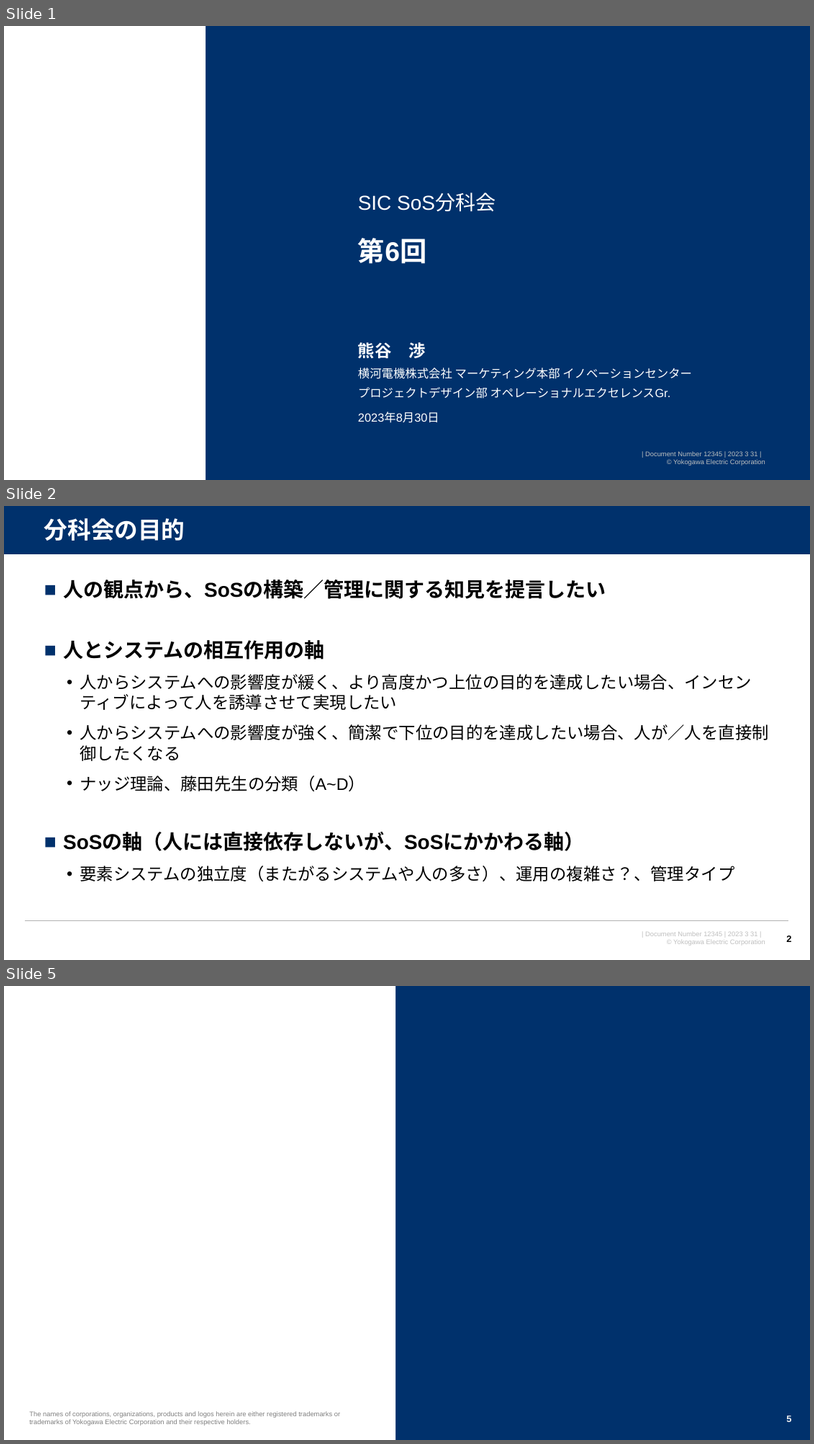
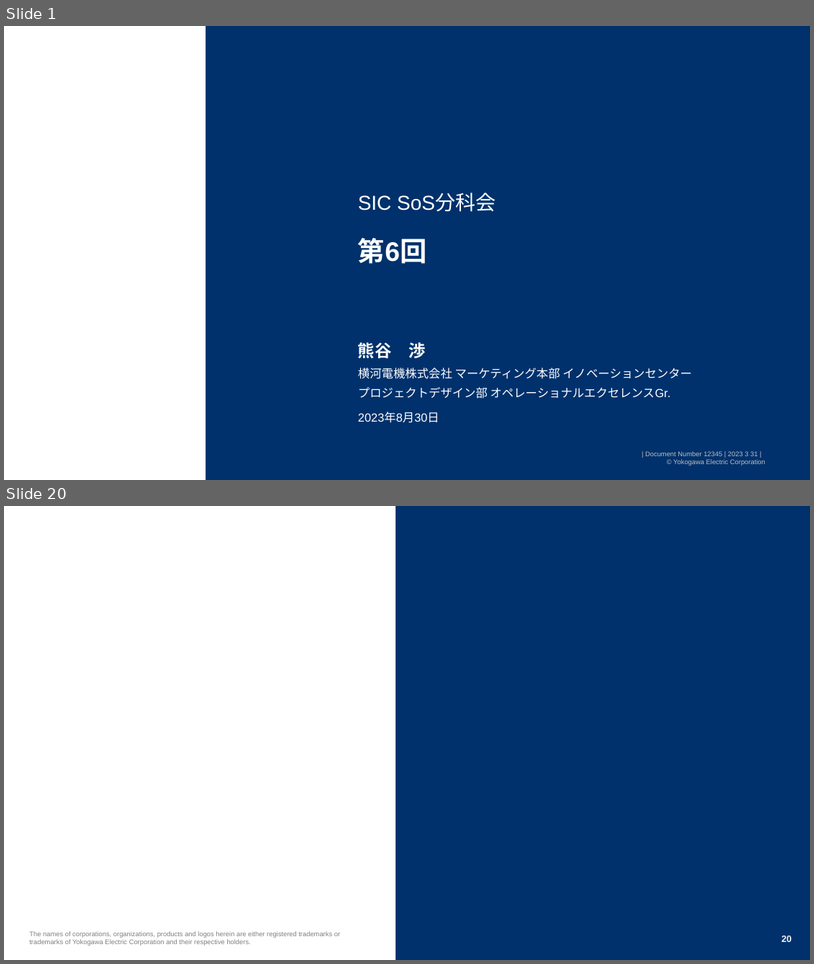
Before and after one commit to watarukumagai-git/opt, a slide deck: SoS/230830_SoS分科会6回_kuma_rev.0.pptx. Shown one above the other, each under a label of ours: slides 1, 2 and 5 before the commit, slides 1 and 20 after it; the slides between them are not shown. The pictures are 814x1444 and 814x964 pixels, drawn with LibreOffice and Linux fonts; fonts in the diff are those of the drawing; background and template pictures are left out. Boxes give left, top, right and bottom in pixels: in the first picture for what was removed or moved away, otherwise in the second. Text is boxed around its words. In the diff, an @@ line names an element or a change of style, - is before the commit and + after.

```diff
--- a/SoS/230830_SoS分科会6回_kuma_rev.0.pptx
+++ b/SoS/230830_SoS分科会6回_kuma_rev.0.pptx
@@ slide 2 removed at bbox=[4, 506, 810, 960], background #FFFFFF; not listed: 1 template element that a slide beside it also shows @@
@@ rectangle removed at bbox=[4, 506, 810, 555] @@
@@ title removed at bbox=[44, 518, 185, 541] @@
-分科会の目的
@@ line removed from (4, 555) to (810, 555) @@
@@ text removed at bbox=[63, 579, 769, 881] @@
-■ 人の観点から、SoSの構築／管理に関する知見を提言したい
-■ 人とシステムの相互作用の軸
-  • 人からシステムへの影響度が緩く、より高度かつ上位の目的を達成したい場合、インセンティブによって人を誘導させて実現したい
-  • 人からシステムへの影響度が強く、簡潔で下位の目的を達成したい場合、人が／人を直接制御したくなる
-  • ナッジ理論、藤田先生の分類（A~D）
-■ SoSの軸（人には直接依存しないが、SoSにかかわる軸）
-  • 要素システムの独立度（またがるシステムや人の多さ）、運用の複雑さ？、管理タイプ
@@ line removed from (25, 921) to (790, 921) @@
@@ page number removed at bbox=[787, 935, 792, 942] @@
-2
@@ what was slide 5 is now slide 20 @@
@@ page number at bbox=[782, 935, 792, 942]: text changed @@
-5
+20
```
Also in this commit, not shown: 4 slides changed, 18 slides added, 1 other slide removed.
